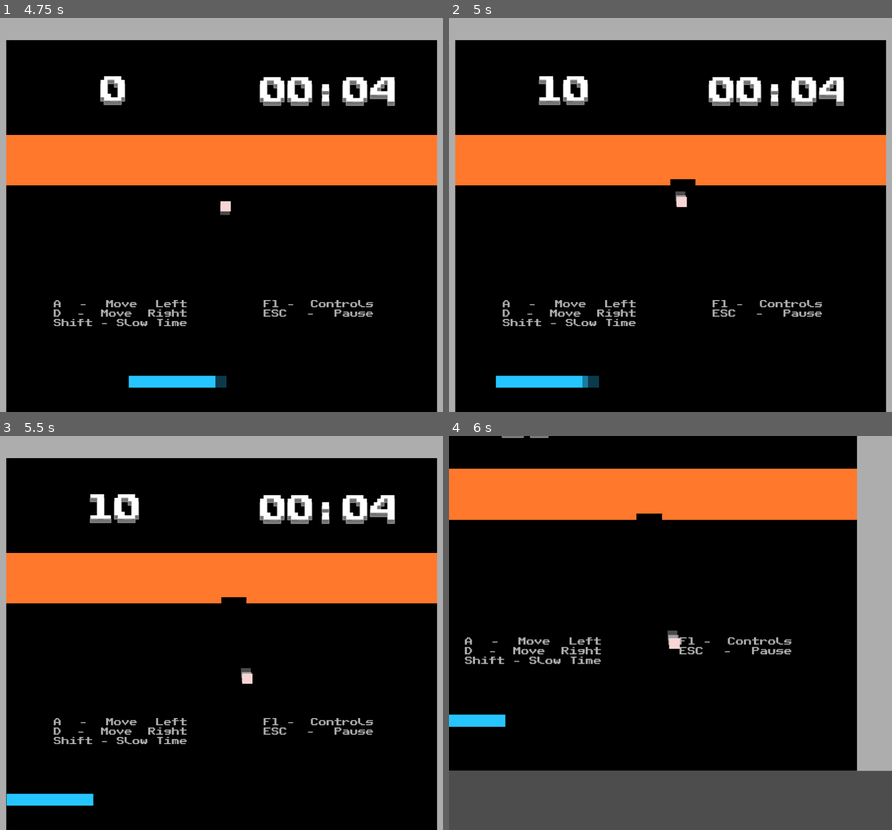
Above: before the commit, frames 1-4 (two rows, left to right).
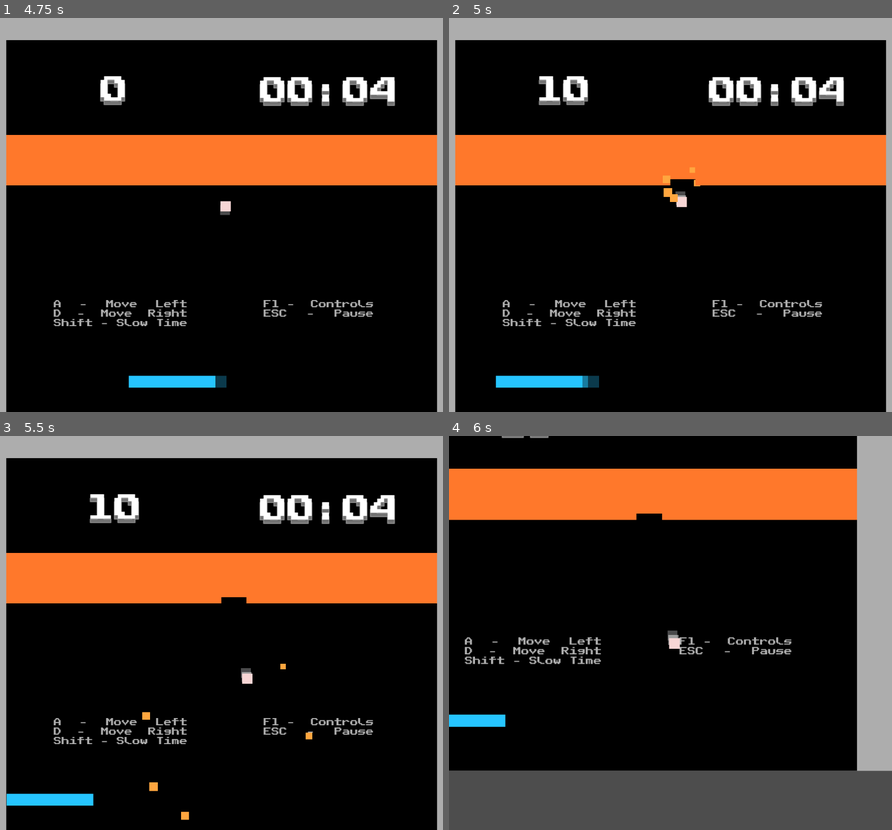
Above: after the commit, the same moments.

Repository: KeiGar/OrbFall
Game: Godot game, scene res://scenes/menus/main_menu_controls.tscn
Same seed, same stepped clock (60 frames per second), same inputs: the game is played once before the commit and once after it.
Inputs (mouse positions are in pixels of both pictures, inside the frame that each line leads up to):
- Up to frame 1 (4.75 s): click "START" at 0.5 s; tap Enter at 1.25, 2.1, 2.75, 3.6, 4.25 s; move the mouse to (318, 195) at 1.27 s; hold D (player_moveRight) 1.28-2.03 s; hold Enter 1.28-2.03 s; click (318, 195) at 1.42 s; tap Space at 2, 3.5 s; move the mouse to (132, 234) at 2.02 s; hold Shift (slow_down_time) 2.03-2.78 s; move the mouse to (265, 128) at 2.77 s; hold Enter 2.78-3.53 s; hold D (player_moveRight) 2.78-4.28 s; move the mouse to (199, 293) at 3.52 s; click (199, 293) at 3.67 s; move the mouse to (354, 274) at 4.27 s; hold A (player_moveLeft) from 4.28 s (still down); hold Enter from 4.28 s (still down)
- Up to frame 2 (5 s): keep holding A (player_moveLeft); keep holding Enter
- Up to frame 3 (5.5 s): keep holding A (player_moveLeft); move the mouse to (88, 573) at 5.02 s; release Enter at 5.03 s; tap Enter at 5.1 s
- Up to frame 4 (6 s): move the mouse to (692, 633) at 5.77 s; release A (player_moveLeft) at 5.78 s; hold Shift (slow_down_time) from 5.78 s (still down); hold Enter from 5.78 s (still down); click (692, 633) at 5.92 s

Frame 1 is identical in both runs. In frame 2, 0.1% of the frame differs, in the area x 48-57%, y 37-47%; in frame 3, 0.2%, in the area x 32-71%, y 57-98%; in frame 4, nothing differs.

Commit message:
refactor: switch from GPU to CPU particles for brick destruction to improve performance

Diff:
--- a/project.godot
+++ b/project.godot
@@ -73,3 +73,4 @@
 
 renderer/rendering_method="gl_compatibility"
 renderer/rendering_method.mobile="gl_compatibility"
+textures/vram_compression/import_etc2_astc=true
--- a/scenes/game_assets/brick.tscn
+++ b/scenes/game_assets/brick.tscn
@@ -5,20 +5,6 @@
 
 [sub_resource type="RectangleShape2D" id="RectangleShape2D_jurt7"]
 size = Vector2(64, 16)
-
-[sub_resource type="ParticleProcessMaterial" id="ParticleProcessMaterial_0fgdg"]
-lifetime_randomness = 0.45
-particle_flag_disable_z = true
-spread = 180.0
-initial_velocity_min = 205.95
-initial_velocity_max = 421.37
-gravity = Vector3(0, 2000, 0)
-scale_min = 12.849999
-scale_max = 25.13
-color = Color(1.353256, 0.6515752, 0.24533898, 1)
-turbulence_enabled = true
-turbulence_noise_strength = 14.78
-turbulence_noise_scale = 1.486
 
 [node name="Brick" type="StaticBody2D" unique_id=580183899]
 script = ExtResource("1_0fgdg")
@@ -31,8 +17,7 @@
 [node name="CollisionShape2D" type="CollisionShape2D" parent="." unique_id=1561994328]
 shape = SubResource("RectangleShape2D_jurt7")
 
-[node name="BrickDestructionParticles" type="GPUParticles2D" parent="." unique_id=342889317]
-visible = false
+[node name="BrickDestructionParticles" type="CPUParticles2D" parent="." unique_id=1632942477]
 emitting = false
 amount = 5
 lifetime = 0.55
@@ -41,9 +26,17 @@
 randomness = 0.75
 use_fixed_seed = true
 seed = 134888256
-fixed_fps = 10
+lifetime_randomness = 0.45
+fixed_fps = 25
 fract_delta = false
-process_material = SubResource("ParticleProcessMaterial_0fgdg")
+draw_order = 1
+spread = 180.0
+gravity = Vector2(0, 2000)
+initial_velocity_min = 205.95
+initial_velocity_max = 421.37
+scale_amount_min = 12.849999
+scale_amount_max = 25.13
+color = Color(1.353256, 0.6515752, 0.24533898, 1)
 
 [node name="AudioStreamPlayer" type="AudioStreamPlayer" parent="." unique_id=1310160737]
 stream = ExtResource("2_ug28i")
--- a/scripts/game_assets/brick.gd
+++ b/scripts/game_assets/brick.gd
@@ -2,7 +2,7 @@
 
 @export var max_health: int = 1
 @export var particle_lifetime: float = 0.5
-#@onready var brick_destruction_particles: GPUParticles2D = $BrickDestructionParticles
+@onready var brick_destruction_particles: CPUParticles2D = $BrickDestructionParticles
 @onready var collision_shape: CollisionShape2D = $CollisionShape2D
 @onready var polygon: Polygon2D = $Polygon2D
 @onready var audio_stream_player: AudioStreamPlayer = $AudioStreamPlayer
@@ -10,15 +10,17 @@
 
 # Called when the node enters the scene tree for the first time.
 func _ready() -> void:
-	#brick_destruction_particles.lifetime = particle_lifetime
-	#brick_destruction_particles.emitting = false
+	brick_destruction_particles.process_mode = ProcessMode.PROCESS_MODE_DISABLED
+	brick_destruction_particles.lifetime = particle_lifetime
+	brick_destruction_particles.emitting = false
 	current_health = max_health
 
 func on_ball_hit() -> void:
 	current_health -= 1
 	if current_health <= 0:
 		audio_stream_player.play(0.27)
-		#brick_destruction_particles.emitting = true
+		brick_destruction_particles.process_mode = ProcessMode.PROCESS_MODE_ALWAYS
+		brick_destruction_particles.emitting = true
 		polygon.visible = false
 		collision_shape.disabled = true
 		await get_tree().create_timer(particle_lifetime).timeout
